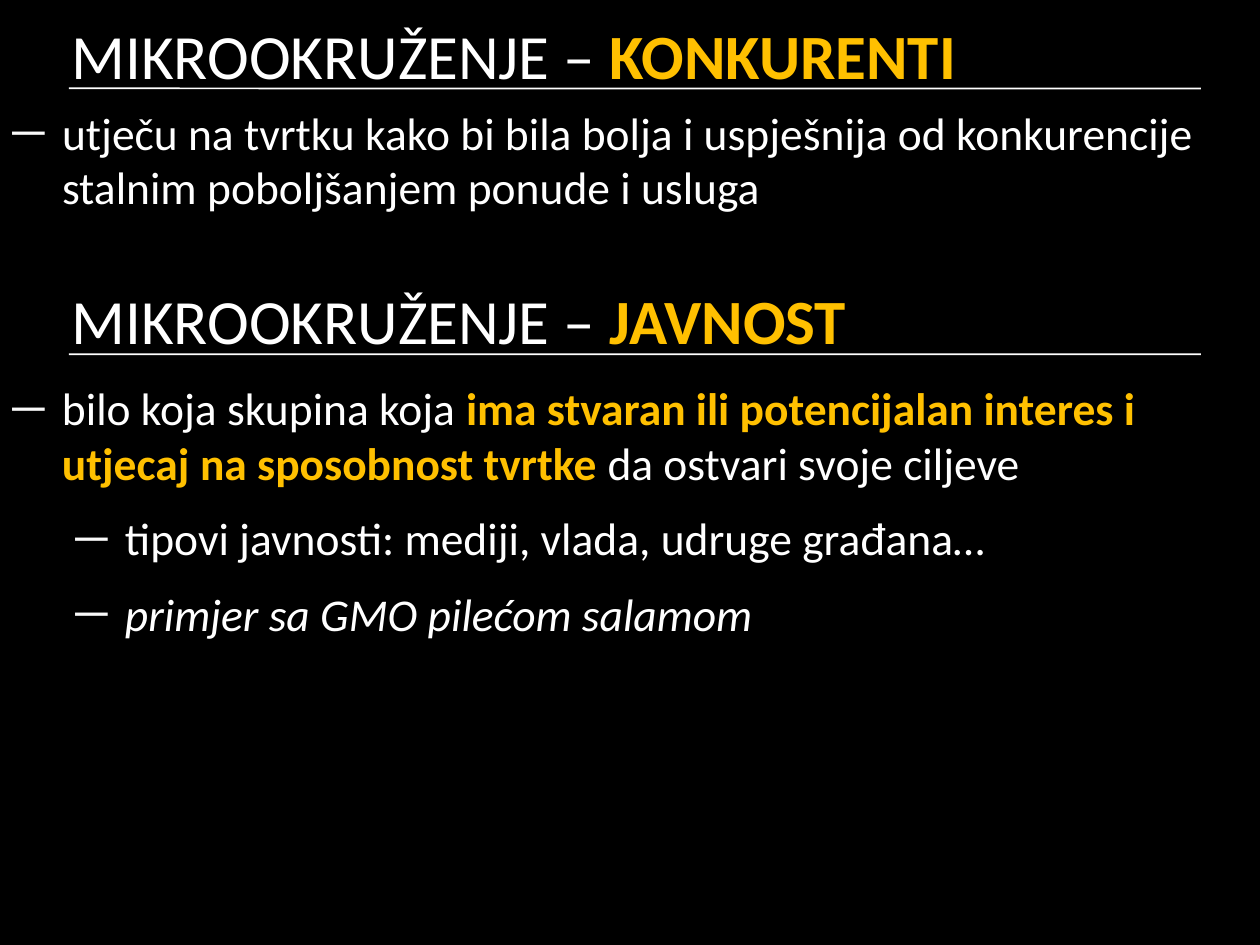
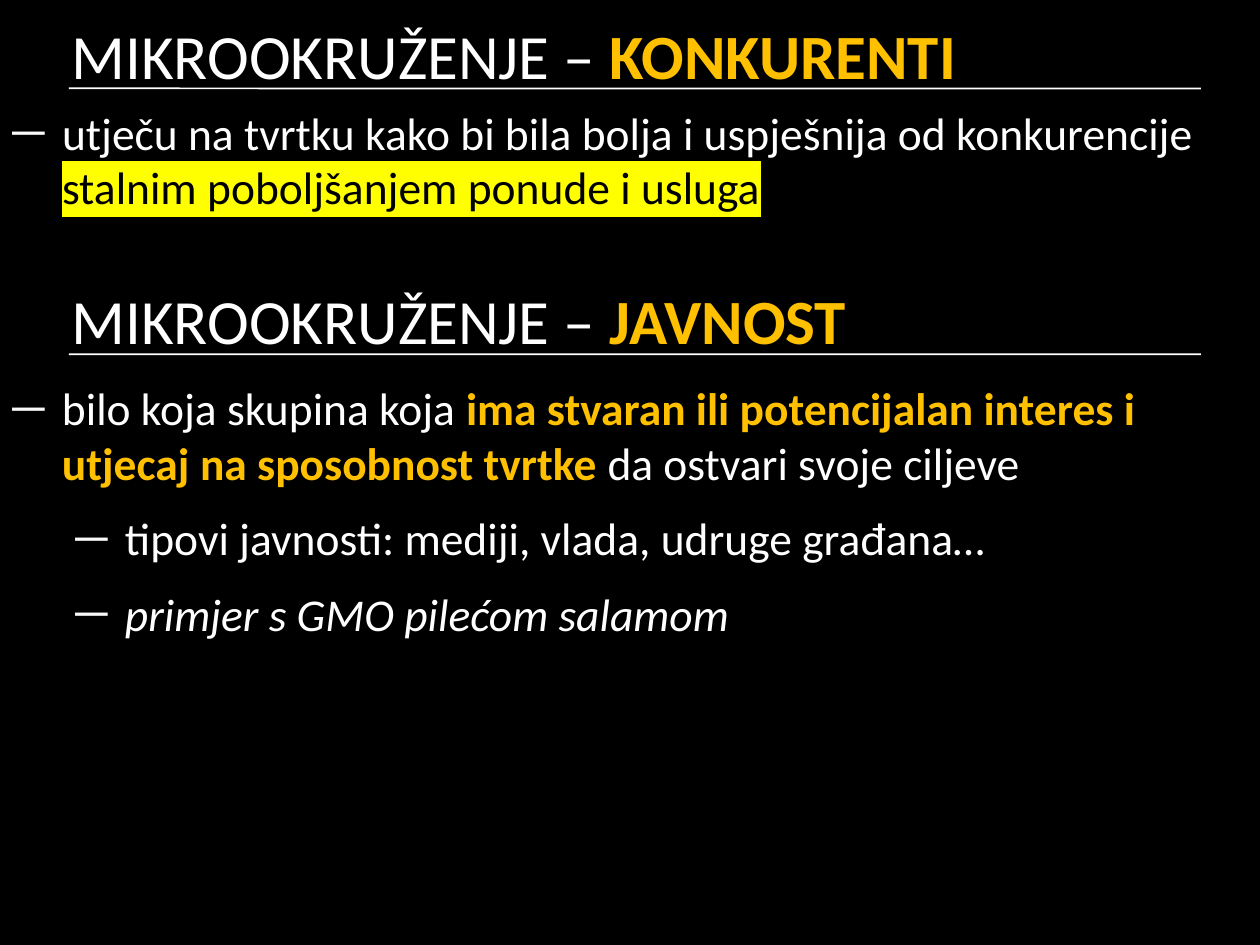
Before and after one commit to cornx/print, a slide deck: slide 9 of data/marketing/prezentacije/002_marketinsko_okruzenje.pptx. Drawn at 1260x945 pixels with LibreOffice and Linux fonts; fonts in the diff are those of the drawing. Boxes give left, top, right and bottom in pixels: in the first picture for what was removed or moved away, otherwise in the second. Text is boxed around its words. In the diff, an @@ line names an element or a change of style, - is before the commit and + after.

```diff
--- a/data/marketing/prezentacije/002_marketinsko_okruzenje.pptx
+++ b/data/marketing/prezentacije/002_marketinsko_okruzenje.pptx
@@ text "utječu na tvrtku kako bi ..." at (62,118,1192,212): text colour #FFFFFF to #000000, highlight none to #FFFF00 in "stalnim poboljšanjem ponude i usluga" @@
@@ text at (125,599,729,639): text changed @@
-  ─ primjer sa GMO pilećom salamom
+  ─ primjer s GMO pilećom salamom
```
Also in this commit, not shown: 5 other slides changed.
